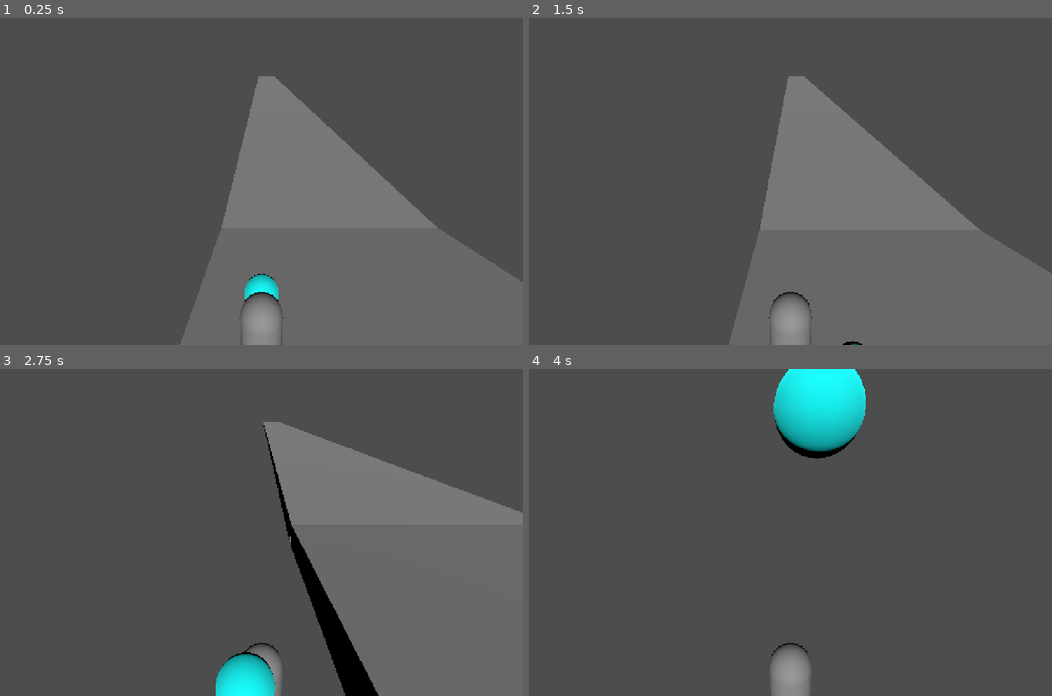
Above: before the commit, frames 1-4 (two rows, left to right).
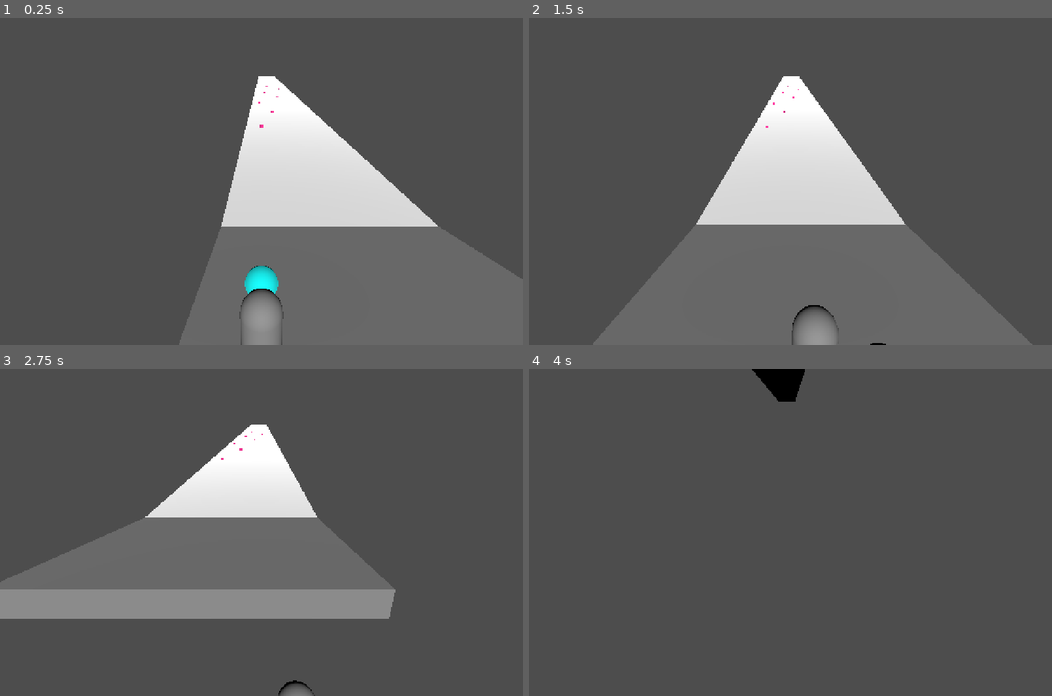
Above: after the commit, the same moments.

Repository: Tuerion/KIZ-Game
Game: Godot game, scene res://content/levels/prototype/prototype_level.tscn
The game is run twice, just before and just after one commit, with the same random seed, the same clock (stepped at 60 frames per second) and the same inputs.
Inputs:
- Up to frame 1 (0.25 s): no input
- Up to frame 2 (1.5 s): hold D (move_right) 0.53-1.28 s; hold S (move_down) from 1.28 s (still down)
- Up to frame 3 (2.75 s): release S (move_down) at 2.03 s; hold D (move_right) from 2.03 s (still down)
- Up to frame 4 (4 s): release D (move_right) at 2.78 s; hold W (move_up) 2.78-3.53 s; hold A (move_left) from 3.53 s (still down)

The runs differ from the first frame. In frame 1, 11% of the frame differs, in the area x 34-100%, y 17-100%; in frame 2, 26%; in frame 3, 48%, in the area x 0-100%, y 16-100%; in frame 4, 5.3%.

Commit message:
working controls

Diff:
--- a/name-folgt/content/entities/ball/ball.gd
+++ b/name-folgt/content/entities/ball/ball.gd
@@ -1,24 +1,17 @@
+class_name Ball
 extends RigidBody3D
 
-@export var holder: Node3D
-@export var hold_distance := 1.2
-@export var radius := 0.5
-@export var stiffness := 12.0
+@onready var _shape: SphereShape3D = $CollisionShape3D.shape
+@onready var _mesh: SphereMesh = $MeshInstance3D.mesh
 
-func _integrate_forces(state: PhysicsDirectBodyState3D):
-	if holder == null:
-		return
-
-	var fwd := -holder.global_basis.z
-	fwd.y = 0
-	var target := holder.global_position + fwd.normalized() * hold_distance
-
-	var to_target := target - global_position
-	var vel := state.linear_velocity
-	vel.x = to_target.x * stiffness
-	vel.z = to_target.z * stiffness
-	state.linear_velocity = vel
+var radius: float:
+	get:
+		return _shape.radius
 
 
-	var flat := Vector3(vel.x, 0, vel.z)
-	state.angular_velocity = Vector3.UP.cross(flat) / radius
+func add_distraction(distraction: Distraction) -> void:
+	mass += distraction.weight
+	_shape.radius += distraction.growth
+	_mesh.radius = _shape.radius
+	_mesh.height = _shape.radius * 2
+	distraction.stick_to(self)
--- a/name-folgt/content/entities/ball/ball.tscn
+++ b/name-folgt/content/entities/ball/ball.tscn
@@ -1,17 +1,19 @@
 [gd_scene format=3 uid="uid://dgumwqlfme074"]
 
-[ext_resource type="Script" uid="uid://cwais7cf0d8jp" path="res://content/entities/ball/ball.gd" id="1_fy6cy"]
+[ext_resource type="Script" uid="uid://b760uuwtkhf7n" path="res://content/entities/ball/ball.gd" id="1_ball"]
 
 [sub_resource type="SphereShape3D" id="SphereShape3D_644j0"]
+resource_local_to_scene = true
 
 [sub_resource type="StandardMaterial3D" id="StandardMaterial3D_fa16m"]
 albedo_color = Color(0, 1, 1, 1)
 
 [sub_resource type="SphereMesh" id="SphereMesh_644j0"]
+resource_local_to_scene = true
 material = SubResource("StandardMaterial3D_fa16m")
 
 [node name="Ball" type="RigidBody3D" unique_id=1861880696]
-script = ExtResource("1_fy6cy")
+script = ExtResource("1_ball")
 
 [node name="CollisionShape3D" type="CollisionShape3D" parent="." unique_id=1598829579]
 shape = SubResource("SphereShape3D_644j0")
--- a/name-folgt/content/entities/ball_player/ball_player.tscn
+++ b/name-folgt/content/entities/ball_player/ball_player.tscn
@@ -5,12 +5,12 @@
 
 [node name="BallPlayer" type="Node3D" unique_id=1112901752]
 
-[node name="Player" parent="." unique_id=1121926167 node_paths=PackedStringArray("camera_pivot") instance=ExtResource("1_63rp4")]
+[node name="Player" parent="." unique_id=1121926167 node_paths=PackedStringArray("camera_pivot", "ball") instance=ExtResource("1_63rp4")]
 camera_pivot = NodePath("../CameraPivot")
+ball = NodePath("../Ball")
 
-[node name="Ball" parent="." unique_id=1861880696 node_paths=PackedStringArray("holder") instance=ExtResource("2_lifi0")]
-transform = Transform3D(1, 0, 0, 0, 1, 0, 0, 0, 1, 0, 0, -0.8920492)
-holder = NodePath("../Player")
+[node name="Ball" parent="." unique_id=1861880696 instance=ExtResource("2_lifi0")]
+transform = Transform3D(1, 0, 0, 0, 1, 0, 0, 0, 1, 0, 0, -1.5)
 
 [node name="CameraPivot" type="Node3D" parent="." unique_id=1523719192]
 
--- /dev/null
+++ b/name-folgt/content/entities/distraction/distraction.gd
@@ -0,0 +1,27 @@
+class_name Distraction
+extends Area3D
+
+@export var weight := 0.4
+@export var growth := 0.04
+@export var spin_speed := 2.0
+
+
+func _ready() -> void:
+	body_entered.connect(_on_body_entered)
+
+
+func _process(delta: float) -> void:
+	rotate_y(spin_speed * delta)
+
+
+func _on_body_entered(body: Node3D) -> void:
+	if body is Ball:
+		body.add_distraction.call_deferred(self)
+
+
+func stick_to(ball: Ball) -> void:
+	var from_ball := (global_position - ball.global_position).normalized()
+	global_position = ball.global_position + from_ball * ball.radius
+	for child in get_children():
+		child.reparent(ball)
+	queue_free()
--- /dev/null
+++ b/name-folgt/content/entities/distraction/distraction.tscn
@@ -0,0 +1,25 @@
+[gd_scene format=3]
+
+[ext_resource type="Script" uid="uid://lru660btqh2v" path="res://content/entities/distraction/distraction.gd" id="1_dist"]
+
+[sub_resource type="BoxShape3D" id="BoxShape3D_dist"]
+size = Vector3(0.35, 0.35, 0.35)
+
+[sub_resource type="StandardMaterial3D" id="StandardMaterial3D_dist"]
+albedo_color = Color(1, 0.2, 0.6, 1)
+emission_enabled = true
+emission = Color(1, 0.2, 0.6, 1)
+emission_energy_multiplier = 0.5
+
+[sub_resource type="BoxMesh" id="BoxMesh_dist"]
+material = SubResource("StandardMaterial3D_dist")
+size = Vector3(0.35, 0.35, 0.35)
+
+[node name="Distraction" type="Area3D"]
+script = ExtResource("1_dist")
+
+[node name="CollisionShape3D" type="CollisionShape3D" parent="."]
+shape = SubResource("BoxShape3D_dist")
+
+[node name="MeshInstance3D" type="MeshInstance3D" parent="."]
+mesh = SubResource("BoxMesh_dist")
--- a/name-folgt/content/entities/player/player.gd
+++ b/name-folgt/content/entities/player/player.gd
@@ -2,24 +2,51 @@
 
 @export var speed := 5.0
 @export var acceleration := 25.0
-@export var turn_rate := 2.5
+@export var turn_speed := 10.0
+@export var hold_distance := 0.9
+@export var grip_range := 1.3
+@export var grip_stiffness := 40.0
+@export var grip_damping := 10.0
 @export var camera_height := 1.0
 @export var camera_follow := 5.0
 @export var camera_pivot: Node3D
+@export var ball: Ball
 
-func _physics_process(delta):
+
+func _physics_process(delta: float) -> void:
 	var input := Input.get_vector("move_left", "move_right", "move_up", "move_down")
+	var direction := camera_pivot.global_basis * Vector3(input.x, 0, input.y)
+	direction.y = 0
+	direction = direction.normalized()
 
-	rotation.y -= input.x * turn_rate * delta
+	velocity.x = move_toward(velocity.x, direction.x * speed, acceleration * delta)
+	velocity.z = move_toward(velocity.z, direction.z * speed, acceleration * delta)
+	if not is_on_floor():
+		velocity += get_gravity() * delta
+
+	if direction != Vector3.ZERO:
+		rotation.y = lerp_angle(rotation.y, atan2(-direction.x, -direction.z), turn_speed * delta)
+
+	var walk_velocity := velocity
+	move_and_slide()
+	_grip_ball(direction, walk_velocity)
+
+	var camera_target := global_position + Vector3.UP * camera_height
+	camera_pivot.global_position = camera_pivot.global_position.lerp(camera_target, camera_follow * delta)
+
+
+func _grip_ball(direction: Vector3, walk_velocity: Vector3) -> void:
+	var to_ball := ball.global_position - global_position
+	if to_ball.length() > grip_range + ball.radius:
+		return
+
+	to_ball.y = 0
+	if direction.dot(to_ball.normalized()) < -0.5:
+		return
 
 	var forward := -global_basis.z
-	forward.y = 0
-	var target_vel := forward.normalized() * -input.y * speed
-
-	velocity.x = move_toward(velocity.x, target_vel.x, acceleration * delta)
-	velocity.z = move_toward(velocity.z, target_vel.z, acceleration * delta)
-	if not is_on_floor():
-		velocity += get_gravity() * delta
-	move_and_slide()
-
-	camera_pivot.global_position = global_position + Vector3.UP * camera_height
+	var offset := global_position + forward * (hold_distance + ball.radius) - ball.global_position
+	var velocity_difference := walk_velocity - ball.linear_velocity
+	var force := offset * grip_stiffness + velocity_difference * grip_damping
+	force.y = 0
+	ball.apply_central_force(force)
--- a/name-folgt/content/levels/prototype/prototype_level.tscn
+++ b/name-folgt/content/levels/prototype/prototype_level.tscn
@@ -1,6 +1,9 @@
 [gd_scene format=3 uid="uid://bc7jmhdo2eort"]
 
 [ext_resource type="PackedScene" uid="uid://cfn2dlfvyi50w" path="res://content/entities/ball_player/ball_player.tscn" id="1_fnv2a"]
+[ext_resource type="PackedScene" path="res://content/entities/distraction/distraction.tscn" id="2_dist"]
+
+[sub_resource type="StandardMaterial3D" id="StandardMaterial3D_63rp4"]
 
 [node name="PrototypeLevel" type="Node3D" unique_id=427864552]
 
@@ -8,6 +11,7 @@
 transform = Transform3D(1, 0, 0, 0, 0.98016906, -0.19816309, 0, 0.19816309, 0.98016906, -1.221283, 13.071477, -81.04116)
 use_collision = true
 size = Vector3(12, 1, 170)
+material = SubResource("StandardMaterial3D_63rp4")
 
 [node name="DirectionalLight3D" type="DirectionalLight3D" parent="." unique_id=1920515993]
 transform = Transform3D(1, 0, 0, 0, 0.87876326, 0.4772579, 0, -0.4772579, 0.87876326, 0, 4.095402, 0)
@@ -19,3 +23,26 @@
 
 [node name="BallPlayer" parent="." unique_id=1112901752 instance=ExtResource("1_fnv2a")]
 transform = Transform3D(1, 0, 0, 0, 1, 0, 0, 0, 1, -5, -2, 9)
+
+[node name="Distractions" type="Node3D" parent="."]
+
+[node name="Distraction" parent="Distractions" instance=ExtResource("2_dist")]
+transform = Transform3D(1, 0, 0, 0, 1, 0, 0, 0, 1, -5, 1.17, -17.13)
+
+[node name="Distraction2" parent="Distractions" instance=ExtResource("2_dist")]
+transform = Transform3D(1, 0, 0, 0, 1, 0, 0, 0, 1, -3, 3.15, -26.93)
+
+[node name="Distraction3" parent="Distractions" instance=ExtResource("2_dist")]
+transform = Transform3D(1, 0, 0, 0, 1, 0, 0, 0, 1, -5.5, 5.13, -36.74)
+
+[node name="Distraction4" parent="Distractions" instance=ExtResource("2_dist")]
+transform = Transform3D(1, 0, 0, 0, 1, 0, 0, 0, 1, -1, 7.12, -46.54)
+
+[node name="Distraction5" parent="Distractions" instance=ExtResource("2_dist")]
+transform = Transform3D(1, 0, 0, 0, 1, 0, 0, 0, 1, -4, 9.1, -56.34)
+
+[node name="Distraction6" parent="Distractions" instance=ExtResource("2_dist")]
+transform = Transform3D(1, 0, 0, 0, 1, 0, 0, 0, 1, 1, 11.08, -66.14)
+
+[node name="Distraction7" parent="Distractions" instance=ExtResource("2_dist")]
+transform = Transform3D(1, 0, 0, 0, 1, 0, 0, 0, 1, -3, 13.06, -75.94)
Not shown, changed: name-folgt/content/entities/ball/ball.gd.uid
Not shown, added: name-folgt/content/entities/distraction/distraction.gd.uid
